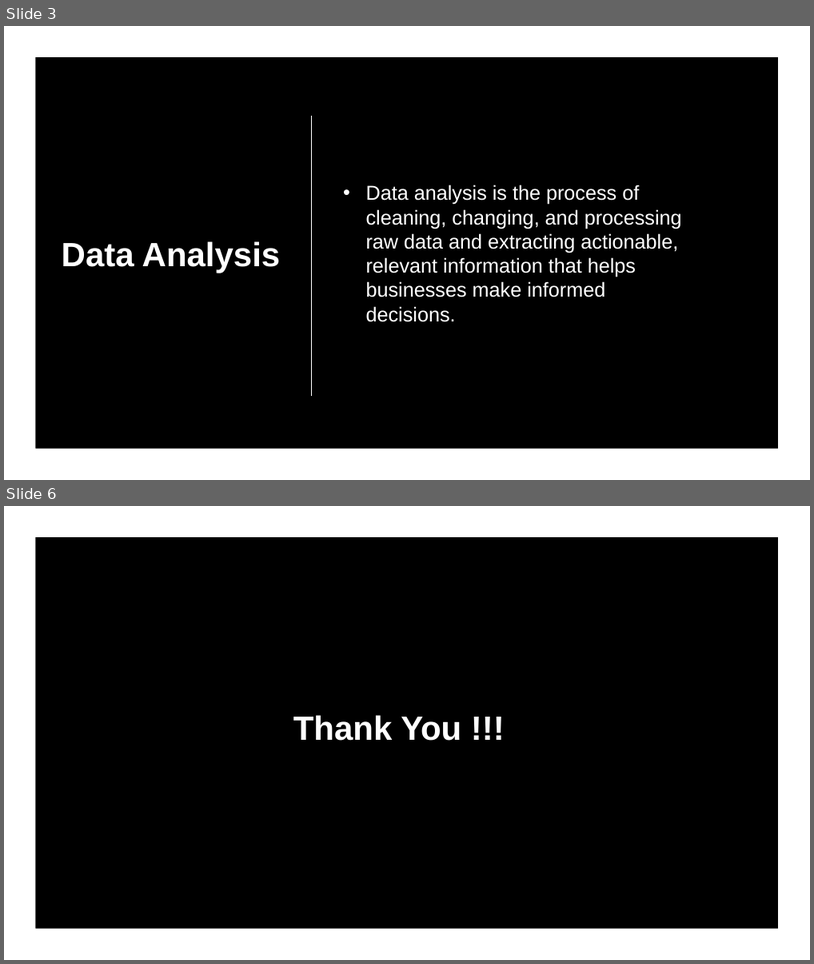
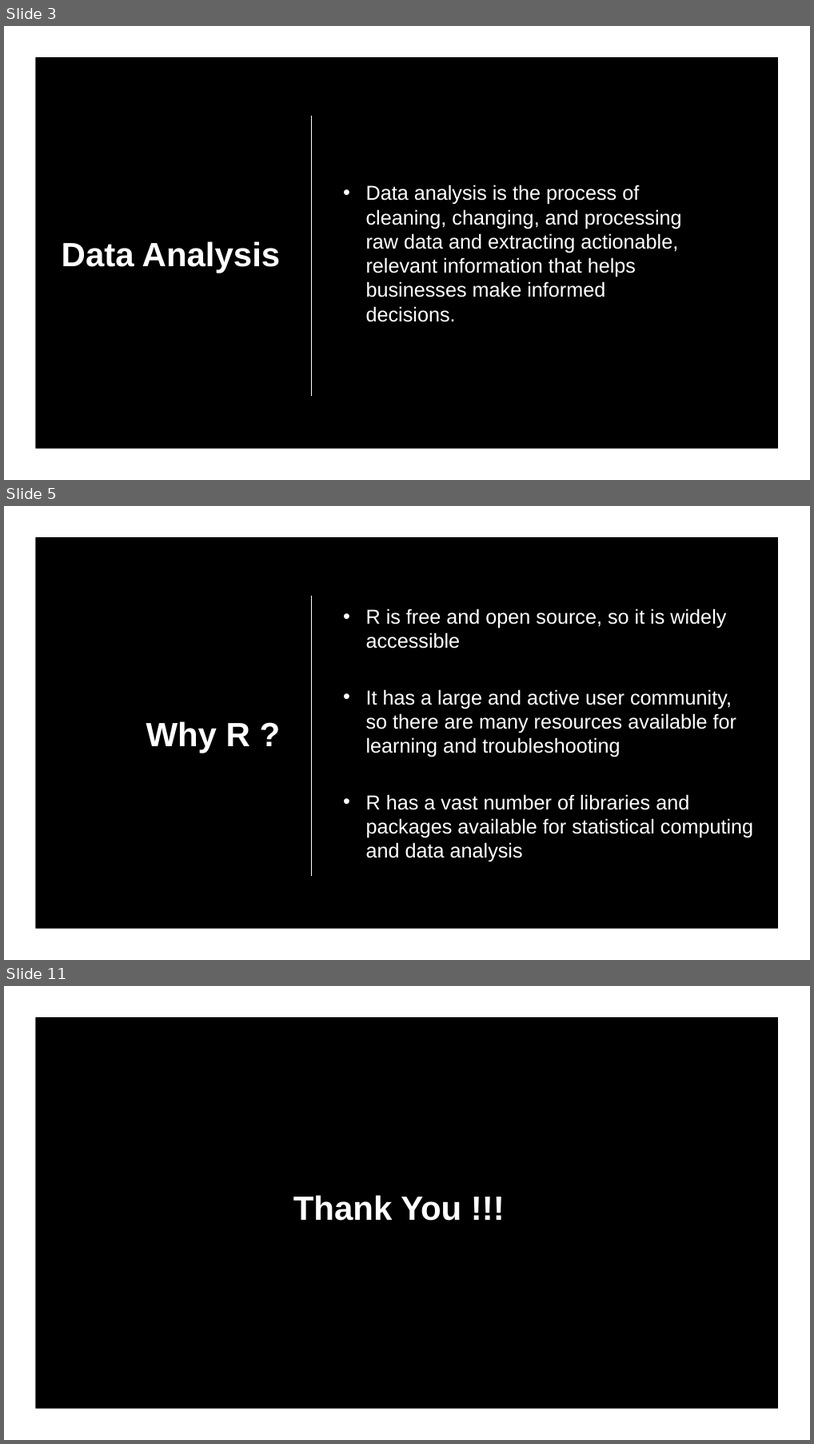
Before and after one commit to ideepankarsharma2003/BCA, a slide deck: MOOCS/PHASE II/Data Analysis with R Programming.pptx. Shown one above the other, each under a label of ours: slides 3 and 6 before the commit, slides 3, 5 and 11 after it; the slides between them are not shown. The pictures are 814x964 and 814x1444 pixels, drawn with LibreOffice and Linux fonts; fonts in the diff are those of the drawing; background and template pictures are left out. Boxes give left, top, right and bottom in pixels: in the first picture for what was removed or moved away, otherwise in the second. Text is boxed around its words. In the diff, an @@ line names an element or a change of style, - is before the commit and + after.

```diff
--- a/MOOCS/PHASE II/Data Analysis with R Programming.pptx
+++ b/MOOCS/PHASE II/Data Analysis with R Programming.pptx
@@ slide 5 added at (x1=4, y1=506, x2=810, y2=960), background picture (left out) @@
@@ freeform shape added at (x1=4, y1=506, x2=810, y2=960), fill #FFFFFF @@
@@ line added from (312, 596) to (312, 876), #FFFFFF 1.25 pt @@
@@ text added at (x1=366, y1=608, x2=754, y2=862), 24 pt, text #FFFFFF @@
+• R is free and open source, so it is widely accessible
+• It has a large and active user community, so there are many resources available for learning and troubleshooting
+• R has a vast number of libraries and packages available for statistical computing and data analysis
@@ title added at (x1=146, y1=721, x2=250, y2=752), 40 pt, text #FFFFFF, bold @@
+Why R ?
@@ what was slide 6 is now slide 11 @@
```
Also in this commit, not shown: 1 slide changed, 5 other slides added, 1 slide removed, 3 other files.
